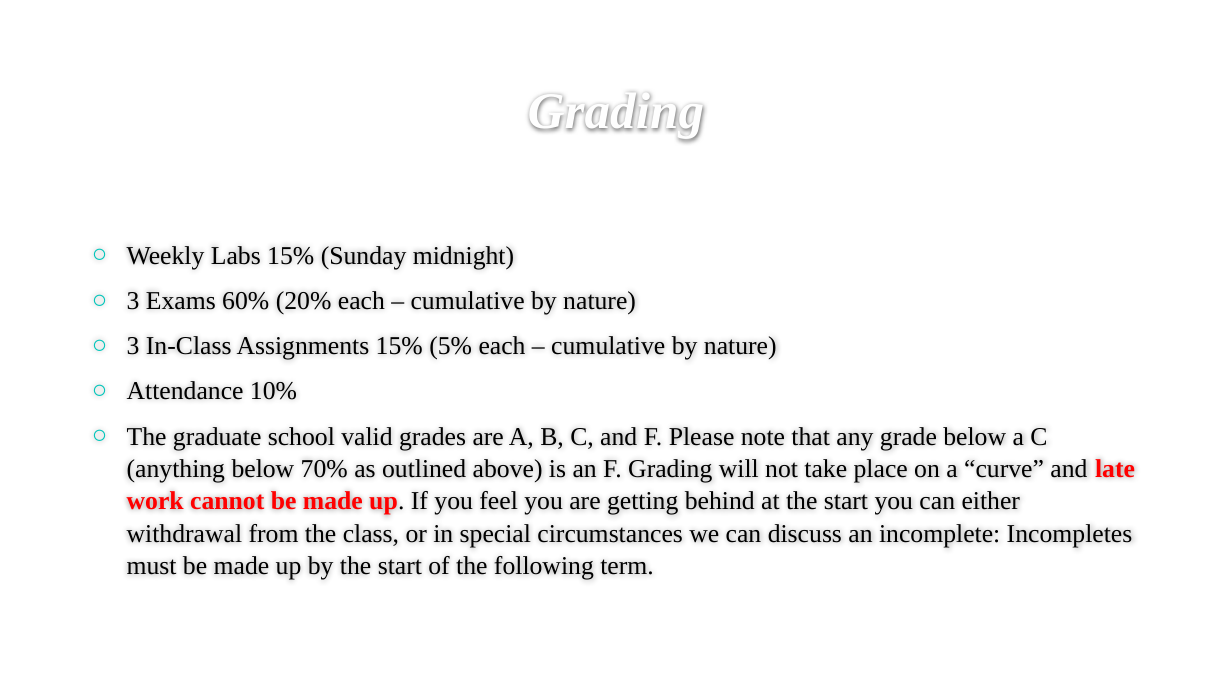
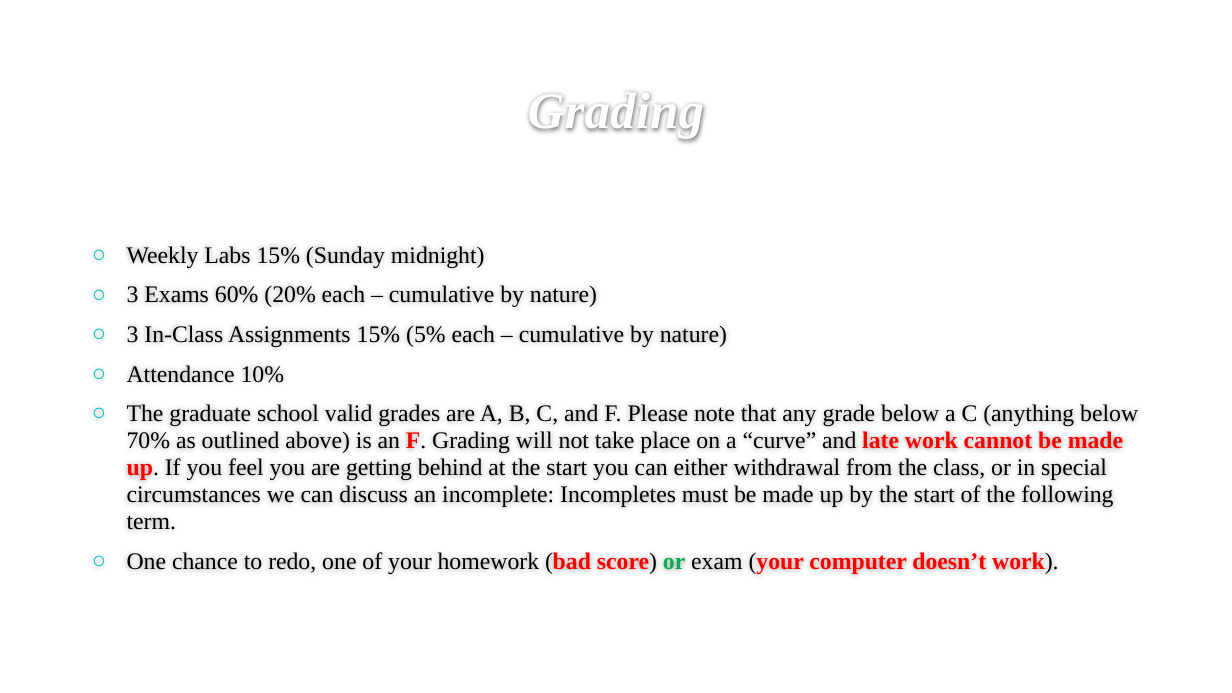
Before and after one commit to melhzy/data_analytics, a slide deck: slide 3 of Week1_Simple_Effect/Week 1 Simple effect.pptx. Drawn at 1232x693 pixels with LibreOffice and Linux fonts; fonts in the diff are those of the drawing; background and template pictures are left out. Boxes give left, top, right and bottom in pixels: in the first picture for what was removed or moved away, otherwise in the second. Text is boxed around its words. In the diff, an @@ line names an element or a change of style, - is before the commit and + after.

```diff
--- a/Week1_Simple_Effect/Week 1 Simple effect.pptx
+++ b/Week1_Simple_Effect/Week 1 Simple effect.pptx
@@ text at (127,246,1138,530): size 20 to 18.5 pt in "Weekly Labs 15% (Sunday midnight)", "3 Exams 60% (20% each – cumulative ...", "3 In-Class Assignments 15% (5% each – ...", "Attendance 10%" and 1 more places; text colour #000000 to #FF0000, bold on in "F."; line spacing 1.05 to 0.95 @@
@@ text at (127,552,1058,574): paragraph added @@
+○ One chance to redo, one of your homework (bad score) or exam (your computer doesn’t work).
```
Also in this commit, not shown: 13 other slides changed, 4 other files.
